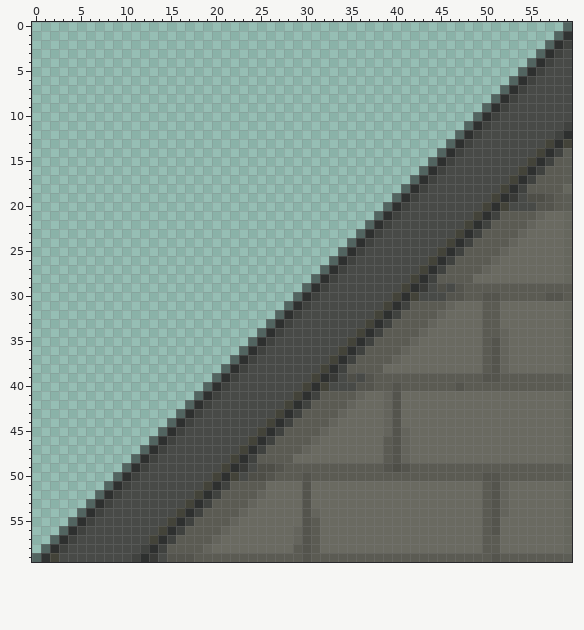
Edited in one commit: pixel-art sprite (img/dungeon/Block_Dungeon_Slope_Up.png). Above, as it was before the edit.
The file is 60x60 pixels. Pixels under 10% opacity are left out. Colours within 5 levels of each other are drawn and written as one.
New version:
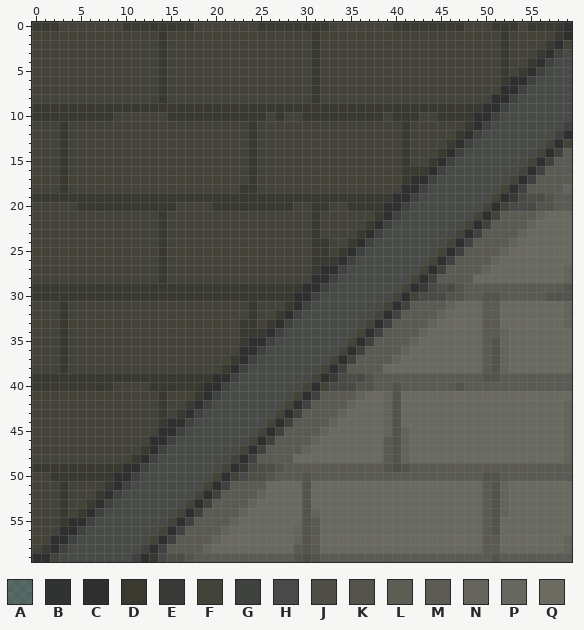
Palette (. is transparent): A #2a2c2c94  B #2d2f2ef8  C #2e302f  D #393930  E #393a37  F #434339  G #40423f  H #484a47  J #4e4e47  K #54544d  L #5b5b53f9  M #5b5b53  N #64645c  P #65655cf9  Q #6a6a61
From old to new:
Changed rows in their new state; - is an unchanged pixel.
first column x 0:
 0 DDDFFFFFFFDDDDDDDDFFFFFFFDDDDDDDDFFFFFFFDDDDDDDDFFFDDDFDDDDC
 1 FFFFFFFFFFFFFFDFFFFFFFFFFFFFFFFDFFFFFFFFFFFFFFFFFFFFDFFFFFDC
 2 FFFFFFFFFFFFFFDFFFFFFFFFFFFFFFFDFFFFFFFFFFFFFFFFFFFFDFFFFD-F
 3 FFFFFFFFFFFFFFDFFFFFFFFFFFFFFFFDFFFFFFFFFFFFFFFFFFFFDFFFD---
 4 FFFFFFFFFFFFFFDFFFFFFFFFFFFFFFFDFFFFFFFFFFFFFFFFFFFFDFFD----
 5 FFFFFFFFFFFFFFDFFFFFFFFFFFFFFFFDFFFFFFFFFFFFFFFFFFFFDFD-----
 6 FFFFFFFFFFFFFFDFFFFFFFFFFFFFFFFDFFFFFFFFFFFFFFFFFFFFDC------
 7 FFFFFFFFFFFFFFDFFFFFFFFFFFFFFFFDFFFFFFFFFFFFFFFFFFFFC-------
 8 FFFFFFFFFFFFFFDFFFFFFFFFFFFFFFFDFFFFFFFFFFFFFFFFFFFC--------
 9 DDDDDDDDDDDDDDDDDDDDDDDDDDDDDDDDDDDDDDDDDDDDDDDDDDC---------
10 DDDDDDDDDFFFFFFDDDDDDDDDDDFDFFDDDDDDDDDFDDDFFDDDDC----------
11 FFFDFFFFFFFFFFFFFFFFFFFFDFFFFFFFFFFFFFFFFDFFFFFFD-----------
12 FFFDFFFFFFFFFFFFFFFFFFFFDFFFFFFFFFFFFFFFFDFFFFFD------------
13 FFFDFFFFFFFFFFFFFFFFFFFFDFFFFFFFFFFFFFFFFDFFFFD-------------
14 FFFDFFFFFFFFFFFFFFFFFFFFDFFFFFFFFFFFFFFFFDFFFD-------------M
15 FFFDFFFFFFFFFFFFFFFFFFFFDFFFFFFFFFFFFFFFFDFFD--------------M
16 FFFDFFFFFFFFFFFFFFFFFFFFDFFFFFFFFFFFFFFFFDDD---------------M
17 FFFDFFFFFFFFFFFFFFFFFFFFDFFFFFFFFFFFFFFFFDC----------------M
18 FFFDFFFFFFFFFFFFFFFFFFFDDFFFFFFFFFFFFFFFFC-----------------N
19 DDDDDDDDDDDDDDDDDDDDDDDDDDDDDDDDDDDDDDDDC------------------M
20 FFFFFDDDDDDDDDDDFFFFDDDDDDDDDFFDDFFDDDDC-------------------M
21 FFFFFFFFFFFFFFDFFFFFFFFFFFFFFFFDFFFFFFD--------------------Q
22 FFFFFFFFFFFFFFDFFFFFFFFFFFFFFFFDFFFFFD---------------------Q
23 FFFFFFFFFFFFFFDFFFFFFFFFFFFFFFFDFFFFD----------------------Q
24 FFFFFFFFFFFFFFDFFFFFFFFFFFFFFFFDDFFD-----------------------Q
25 FFFFFFFFFFFFFFDFFFFFFFFFFFFFFFFDDFD------------------------Q
26 FFFFFFFFFFFFFFDFFFFFFFFFFFFFFFFDDD-------------------------Q
27 FFFFFFFFFFFFFFDFFFFFFFFFFFFFFFFDC--------------------------N
28 FFFFFFFFFFFFFFDFFFFFFFFFFFFFFFFC---------------------------N
29 DDDDDDDDDDDDDDDDDDDDDDDDDDDDDDC----------------------------K
30 DDDDDDDDDDDDDDDDDDDDDDDDDDDDDC-----------------------------K
31 FFFDFFFFFFFFFFFFFFFFFFFFDFFFD------------------------------N
32 FFFDFFFFFFFFFFFFFFFFFFFFDFFD-------------------------------N
33 FFFDFFFFFFFFFFFFFFFFFFFDDFD--------------------------------N
34 FFFDFFFFFFFFFFFFFFFFFFFDDD---------------------------------Q
35 FFFDFFFFFFFFFFFFFFFFFFFDC----------------------------------Q
36 FFFDFFFFFFFFFFFFFFFFFFFC-----------------------------------Q
37 FFFDFFFFFFFFFFFFFFFFFFD------------------------------------Q
38 FFFDFFFFFFFFFFFFFFFFFD-------------------------------------Q
39 DDDDDDDDDDDDDDDDDDDDC--------------------------------------M
40 DDDDDDDDDFFFFDDDDDDC---------------------------------------M
41 FFFFFFFFFFFFFFDFFFD----------------------------------------Q
42 FFFFFFFFFFFFFFDFFD-----------------------------------------N
43 FFFFFFFFFFFFFFDFD------------------------------------------N
44 FFFFFFFFFFFFFFDC-------------------------------------------N
45 FFFFFFFFFFFFFFC--------------------------------------------N
46 FFFFFFFFFFFFFC---------------------------------------------N
47 FFFFFFFFFFFFD----------------------------------------------N
48 FFFFFFFFFFFD-----------------------------------------------N
49 DDDDDDDDDDC------------------------------------------------M
50 FFDDDDDDDC-------------------------------------------------M
51 FFFDFFFFD--------------------------------------------------Q
52 FFFDFFFD---------------------------------------------------Q
53 FFFDFFD----------------------------------------------------Q
54 FFFDFD-----------------------------------------------------Q
55 FFFDC------------------------------------------------------Q
56 FFFC-------------------------------------------------------Q
57 FFC--------------------------------------------------------N
58 FD---------------------------------------------------------N
59 CC-----------D-JJ------------KJK---------------------------M
Changed places in both pictures, as pixel boxes (x1, y1, x2, y2):
changed: (32, 22, 572, 562)
